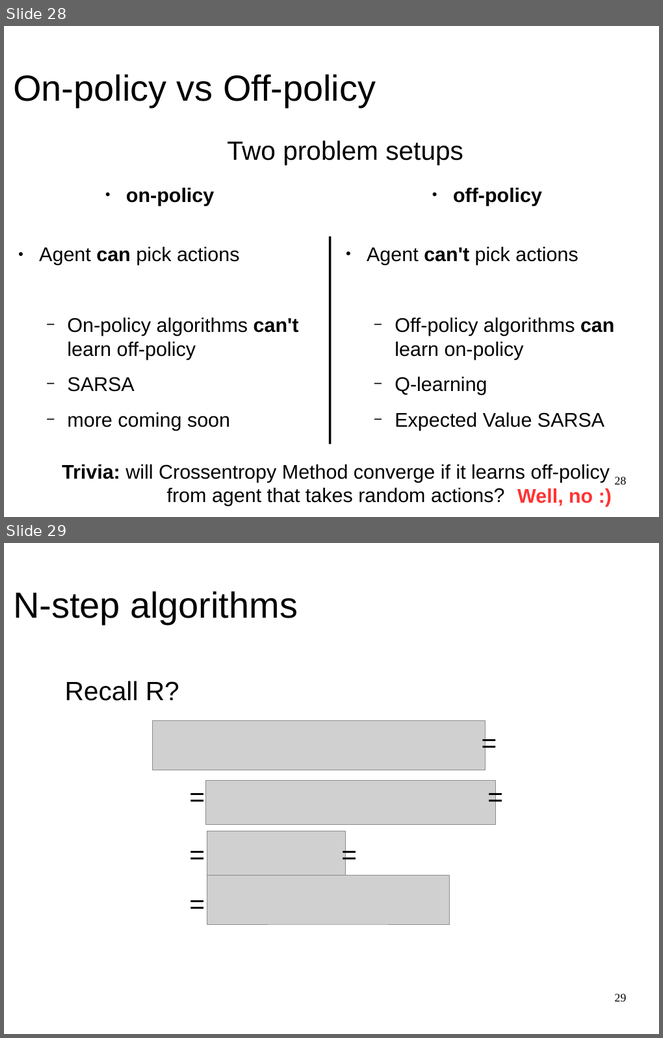
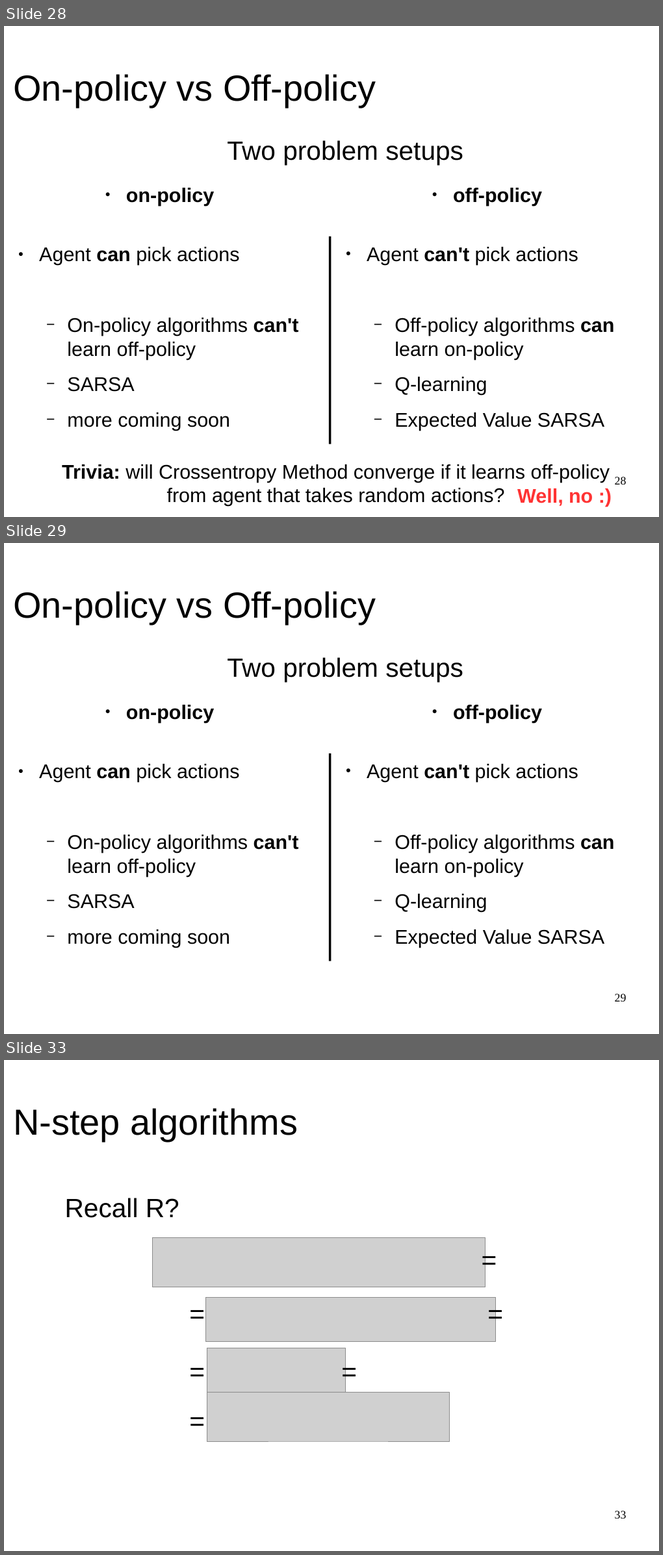
Before and after one commit to justheuristic/picsart_rl, a slide deck: day1/lecture_part2.odp. Shown one above the other, each under a label of ours: slides 28 and 29 before the commit, slides 28, 29 and 33 after it; the slides between them are not shown. The pictures are 663x1038 and 663x1555 pixels, drawn with LibreOffice and Linux fonts; fonts in the diff are those of the drawing; grey boxes stand for pictures. Boxes give left, top, right and bottom in pixels: in the first picture for what was removed or moved away, otherwise in the second. Text is boxed around its words. In the diff, an @@ line names an element or a change of style, - is before the commit and + after.

```diff
--- a/day1/lecture_part2.odp
+++ b/day1/lecture_part2.odp
@@ slide 29 added at (4,543,659,1034), background #FFFFFF @@
@@ title added at (13,591,376,624), 44 pt, text #000000 @@
+On-policy vs Off-policy
@@ text added at (227,657,464,682), 32 pt, text #000000 @@
+Two problem setups
@@ text added at (39,705,299,948), 24 pt, text #000000 @@
+● on-policy
+● Agent can pick actions
+  − On-policy algorithms can't learn off-policy
+  − SARSA
+  − more coming soon
@@ text added at (367,705,614,948), 24 pt, text #000000 @@
+● off-policy
+● Agent can't pick actions
+  − Off-policy algorithms can
+    learn on-policy
+  − Q-learning
+  − Expected Value SARSA
@@ line added from (330, 754) to (330, 962), #000000 2.89 pt @@
@@ page number added at (615,994,627,1002), 14 pt, text #000000 @@
+29
@@ what was slide 29 is now slide 33 @@
@@ page number at (615,1511,627,1519): text changed @@
-29
+33
```
Also in this commit, not shown: 3 other slides added, 1 other file.
